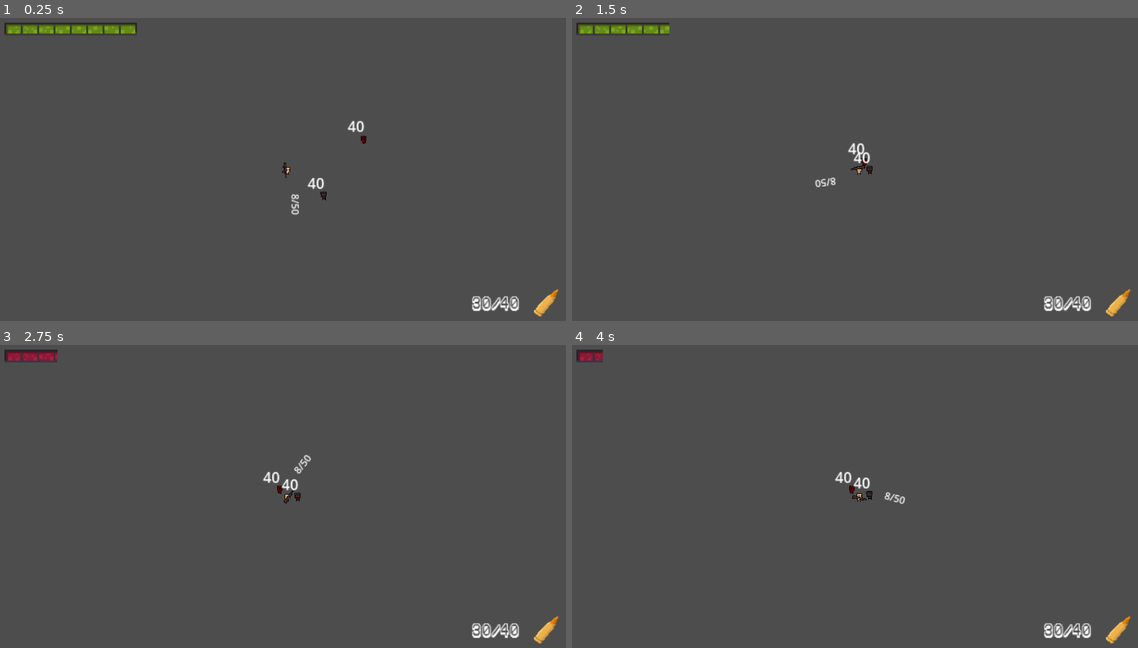
Above: before the commit, frames 1-4 (two rows, left to right).
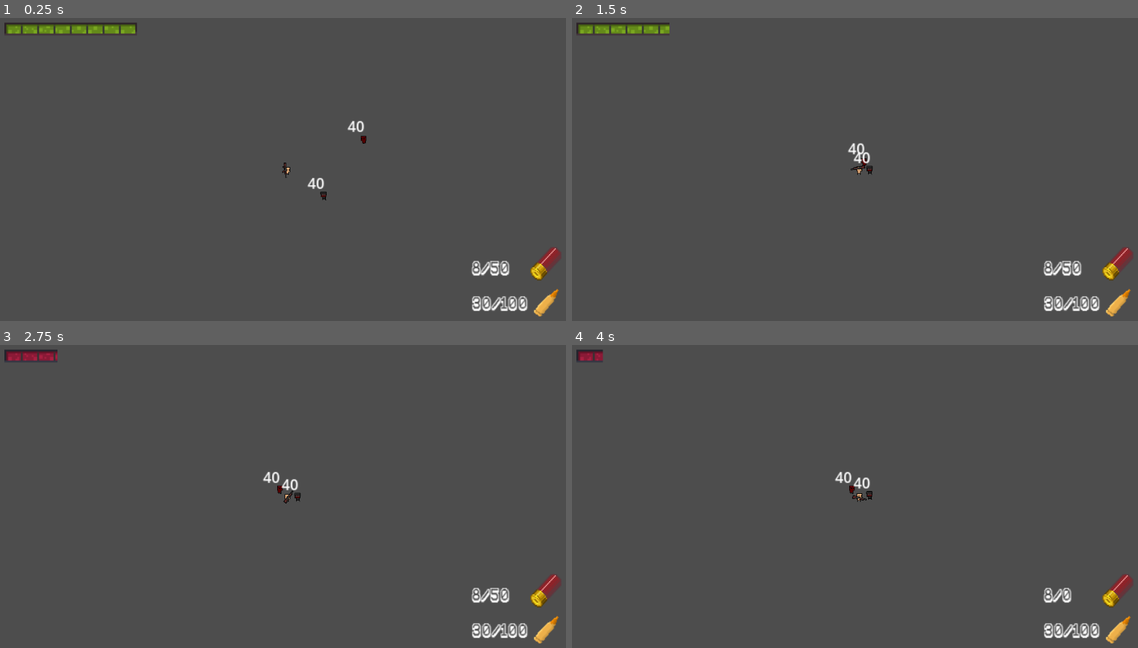
Above: after the commit, the same moments.

Repository: Uhboer/deffusion
Game: Godot game, scene res://scenes/world.tscn
The game is run twice, just before and just after one commit, with the same random seed, the same clock (stepped at 60 frames per second) and the same inputs.
Inputs (mouse positions are in pixels of both pictures, inside the frame that each line leads up to):
- Up to frame 1 (0.25 s): no input
- Up to frame 2 (1.5 s): move the mouse to (985, 154) at 0.52 s; tap 1 (1) at 0.6 s; tap 2 (2) at 0.8, 1.35 s; tap Enter at 1.25 s; move the mouse to (741, 184) at 1.27 s
- Up to frame 3 (2.75 s): tap A (A) at 1.55, 2.1 s; tap Space at 2 s; move the mouse to (345, 423) at 2.02 s; tap D (D) at 2.3 s
- Up to frame 4 (4 s): move the mouse to (832, 563) at 2.77 s; tap D (D) at 2.85 s; tap R (R) at 3.05, 3.6 s; tap Enter at 3.5 s; move the mouse to (1036, 544) at 3.52 s; tap S (S) at 3.8 s

The runs differ from the first frame. In frame 1, 0.8% of the frame differs, in the area x 51-99%, y 58-97%; in frame 2, 0.8%; in frame 3, 0.8%, in the area x 51-99%, y 36-97%; in frame 4, 0.7%.

Commit message:
tweak hud, fix shotgun ammo

Diff:
--- a/hud.gd
+++ b/hud.gd
@@ -20,3 +20,4 @@
 		healthbar.texture_progress = bar_red
 
 	$AKammo.text = str(wearpon.AKmagaz, "/", wearpon.AKall)
+	$shoogunammo.text = str(wearpon.shootgunmagaz, "/", wearpon.shootgunall)
--- a/scenes/hud.tscn
+++ b/scenes/hud.tscn
@@ -1,9 +1,10 @@
-[gd_scene load_steps=5 format=3 uid="uid://p82dv8rptal7"]
+[gd_scene load_steps=6 format=3 uid="uid://p82dv8rptal7"]
 
 [ext_resource type="Script" path="res://hud.gd" id="1_ia4bn"]
 [ext_resource type="Texture2D" uid="uid://c0q73ud044b6e" path="res://sprites/Player/UI/hpbarmax.png" id="2_oo2s6"]
 [ext_resource type="Texture2D" uid="uid://d370j8g5rvj6d" path="res://sprites/Guns/Misc/7 62.png" id="3_6ltca"]
 [ext_resource type="FontFile" uid="uid://bhjkv0s1s3tj" path="res://fonts/KarmaFuture.ttf" id="4_c77gf"]
+[ext_resource type="Texture2D" uid="uid://bt1ivy8qwafyc" path="res://sprites/Guns/Misc/12g.png" id="4_r0j4g"]
 
 [node name="HUD" type="Node2D"]
 script = ExtResource("1_ia4bn")
@@ -18,6 +19,11 @@
 position = Vector2(597, 317)
 texture = ExtResource("3_6ltca")
 
+[node name="Sprite2D2" type="Sprite2D" parent="."]
+position = Vector2(596, 274)
+scale = Vector2(0.39, 0.42)
+texture = ExtResource("4_r0j4g")
+
 [node name="AKammo" type="Label" parent="."]
 offset_left = 514.0
 offset_top = 307.0
@@ -25,3 +31,11 @@
 offset_bottom = 330.0
 theme_override_fonts/font = ExtResource("4_c77gf")
 text = "30/100"
+
+[node name="shoogunammo" type="Label" parent="."]
+offset_left = 514.0
+offset_top = 268.0
+offset_right = 554.0
+offset_bottom = 291.0
+theme_override_fonts/font = ExtResource("4_c77gf")
+text = "8/50"
--- a/scenes/marker_2d.gd
+++ b/scenes/marker_2d.gd
@@ -11,7 +11,7 @@
 var shootgun = false
 
 var AKmagaz = 30
-var AKall = 40 #поставить 100
+var AKall = 100
 
 var shootgunall = 50
 var shootgunmagaz = 8
@@ -31,8 +31,6 @@
 		shootgun = true
 		AK = false
 
-	#убрать потом
-	$Label2.text = str(shootgunmagaz, "/", shootgunall)
 
 
 	if Input.is_action_just_pressed("shoot") and shootgun == true and shootgunmagaz > 0:
@@ -46,6 +44,7 @@
 	AKmagaz = clamp(AKmagaz, 0, 30)
 	AKall = clamp(AKall,0, 999999999999)
 	shootgunmagaz = clamp(shootgunmagaz, 0, 8)
+	shootgunall = clamp(shootgunall,0, 999999999999)
 	if Input.is_action_just_pressed("R") and AK == true:
 		if AKall >= 30 and AKmagaz < 30 and AKall != 0:
 			var AKrezerv = 30 - AKmagaz
@@ -57,10 +56,14 @@
 			AKall -= AKrezerv
 
 	if Input.is_action_just_pressed("R") and shootgun == true:
-		if shootgunall >= 0 and shootgunmagaz < 8:
+		if shootgunall >= 8 and shootgunmagaz < 8 and shootgunall != 0:
 			var shootgunrezerv = 8 - shootgunmagaz
 			shootgunall -= shootgunrezerv
 			shootgunmagaz += shootgunrezerv
+		elif shootgunall > 0:
+			var shootgunrezerv = shootgunall
+			shootgunmagaz += shootgunrezerv
+			shootgunall -= shootgunrezerv
 
 
 func shoot():
--- a/scenes/marker_2d.tscn
+++ b/scenes/marker_2d.tscn
@@ -89,11 +89,3 @@
 
 [node name="Marker2D" type="Marker2D" parent="Node"]
 position = Vector2(10, 1)
-
-[node name="Label2" type="Label" parent="."]
-offset_left = 27.0
-offset_top = -17.0
-offset_right = 67.0
-offset_bottom = 6.0
-theme_override_font_sizes/font_size = 11
-text = "8/50"
